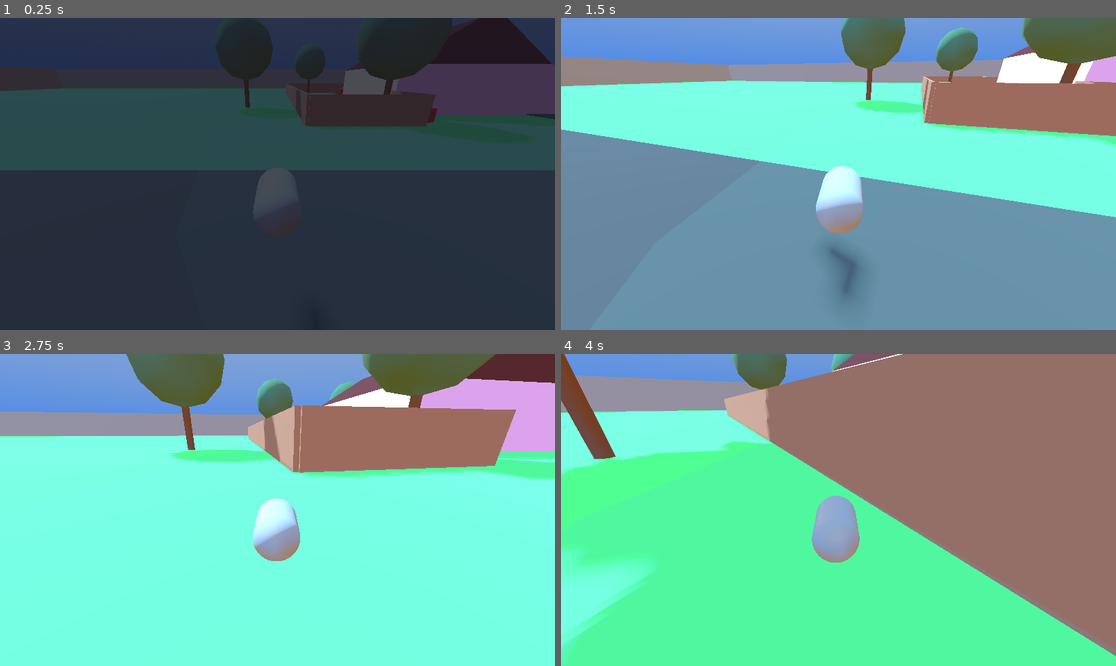
Above: before the commit, frames 1-4 (two rows, left to right).
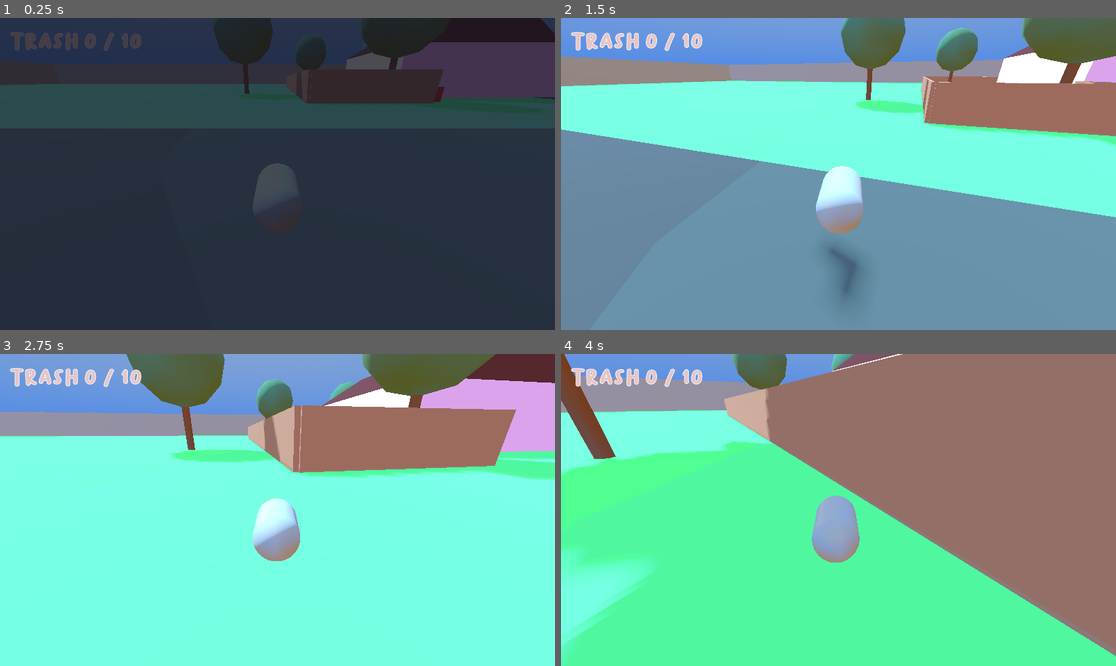
Above: after the commit, the same moments.

Repository: b0guslaw/LD58
Game: Godot game, scene res://neighborhood.tscn
The game is run twice, just before and just after one commit, with the same random seed, the same clock (stepped at 60 frames per second) and the same inputs.
Inputs (mouse positions are in pixels of both pictures, inside the frame that each line leads up to):
- Up to frame 1 (0.25 s): no input
- Up to frame 2 (1.5 s): move the mouse to (866, 174) at 0.52 s; hold F (interact) 0.53-1.28 s; hold W (move_forward) from 0.53 s (still down); tap Space (jump) at 0.77 s; move the mouse to (810, 174) at 1.27 s; tap F (interact) at 1.35 s
- Up to frame 3 (2.75 s): keep holding W (move_forward); tap Space (jump) at 1.52 s; move the mouse to (288, 503) at 2.02 s; hold F (interact) from 2.03 s (still down)
- Up to frame 4 (4 s): keep holding W (move_forward); move the mouse to (832, 516) at 2.77 s; release F (interact) at 2.78 s; tap F (interact) at 2.85 s; tap Space (jump) at 3.02, 3.77 s; move the mouse to (877, 513) at 3.52 s; hold F (interact) from 3.53 s (still down)

The runs differ from the first frame. In frame 1, 22% of the frame differs, in the area x 0-100%, y 0-60%; in frame 2, 0.7%; in frame 3, 0.7%; in frame 4, 0.7%.

Commit message:
adds initial garbage UI

Diff:
--- a/neighborhood.tscn
+++ b/neighborhood.tscn
@@ -636,7 +636,7 @@
 environment = SubResource("Environment_ra0do")
 
 [node name="Player" parent="." instance=ExtResource("1_xi4q1")]
-transform = Transform3D(1, 0, 0, 0, 1, 0, 0, 0, 1, 0, 2.1264105, 0)
+transform = Transform3D(1, 0, 0, 0, 1, 0, 0, 0, 1, 0, 0.12641048, 0)
 
 [node name="Doggo" parent="." instance=ExtResource("2_ra0do")]
 transform = Transform3D(1, 0, 0, 0, 1, 0, 0, 0, 1, 16.399849, -0.077050924, -8.90213)
--- a/player.gd
+++ b/player.gd
@@ -31,6 +31,7 @@
 	pitch = camera_pivot.global_rotation.x
 
 	camera_pivot.top_level = true
+	TrashUi.update_trash_ui(trash_counter)
 
 func _unhandled_input(event: InputEvent) -> void:
 	if event is InputEventMouseMotion and Input.mouse_mode == Input.MOUSE_MODE_CAPTURED:
@@ -115,7 +116,7 @@
 	if current_interaction == interactable:
 		current_interaction = null
 		trash_counter += 1
-		print("Trash counter: ", trash_counter)
+		TrashUi.update_trash_ui(trash_counter)
 
 func _on_interaction_body_entered(body: Node3D) -> void:
 	if body.is_in_group("interactables"):
--- a/project.godot
+++ b/project.godot
@@ -17,6 +17,7 @@
 
 [autoload]
 
+TrashUi="*res://trash_ui.tscn"
 ScreenFade="*res://screen_fade.tscn"
 
 [editor]
--- /dev/null
+++ b/trash_ui.gd
@@ -0,0 +1,11 @@
+extends CanvasLayer
+
+@onready var trash_counter: Label = $TrashCounter
+
+var trash_total: int = 10 # TODO, make this dynamic based on trash in scene
+
+func _ready():
+	update_trash_ui(0)
+
+func update_trash_ui(trash_number: int):
+	trash_counter.text = "Trash %d / %d" % [trash_number, trash_total]
--- /dev/null
+++ b/trash_ui.tscn
@@ -0,0 +1,21 @@
+[gd_scene load_steps=4 format=3 uid="uid://mpwe4323a3nl"]
+
+[ext_resource type="FontFile" uid="uid://beok78jsw35dm" path="res://BaksoSapi.otf" id="1_ehewp"]
+[ext_resource type="Script" uid="uid://b6du4fwm2ayd3" path="res://trash_ui.gd" id="1_yw4e8"]
+
+[sub_resource type="LabelSettings" id="LabelSettings_yw4e8"]
+font = ExtResource("1_ehewp")
+font_size = 45
+font_color = Color(0.9, 0.774, 0.774, 1)
+outline_size = 5
+
+[node name="TrashUI" type="CanvasLayer"]
+script = ExtResource("1_yw4e8")
+
+[node name="TrashCounter" type="Label" parent="."]
+offset_left = 20.0
+offset_top = 20.0
+offset_right = 305.0
+offset_bottom = 88.0
+text = "Trash: XX"
+label_settings = SubResource("LabelSettings_yw4e8")
Binary file added: BaksoSapi.otf
Not shown, added: BaksoSapi.otf.import
Not shown, added: trash_ui.gd.uid
